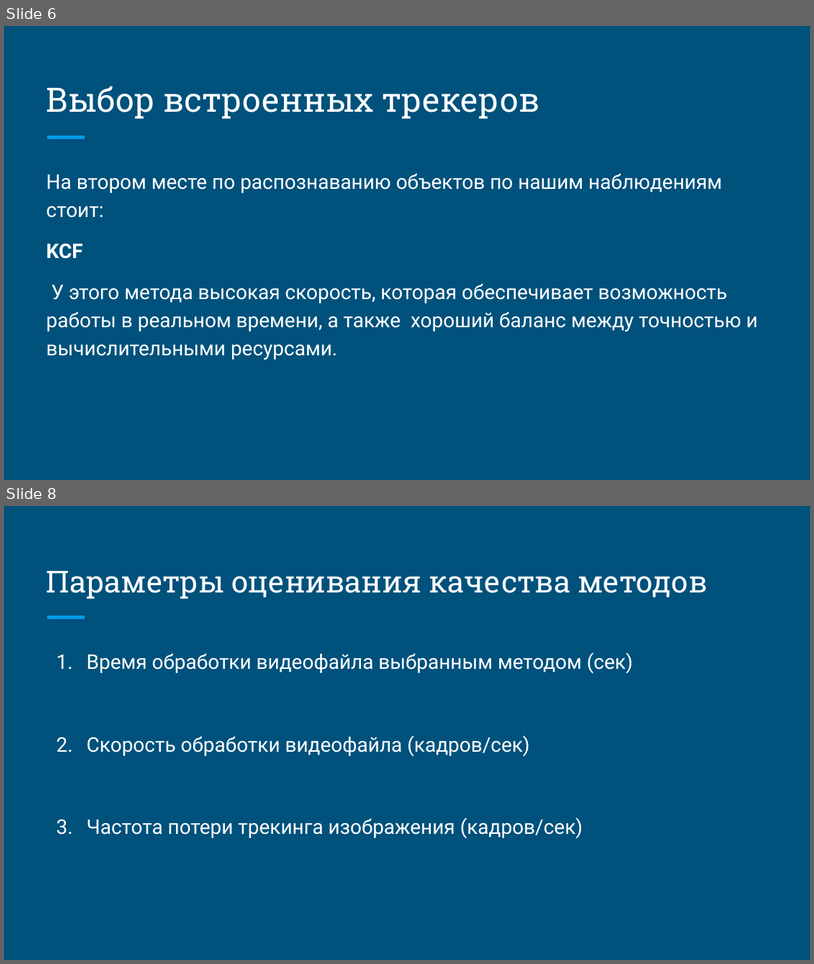
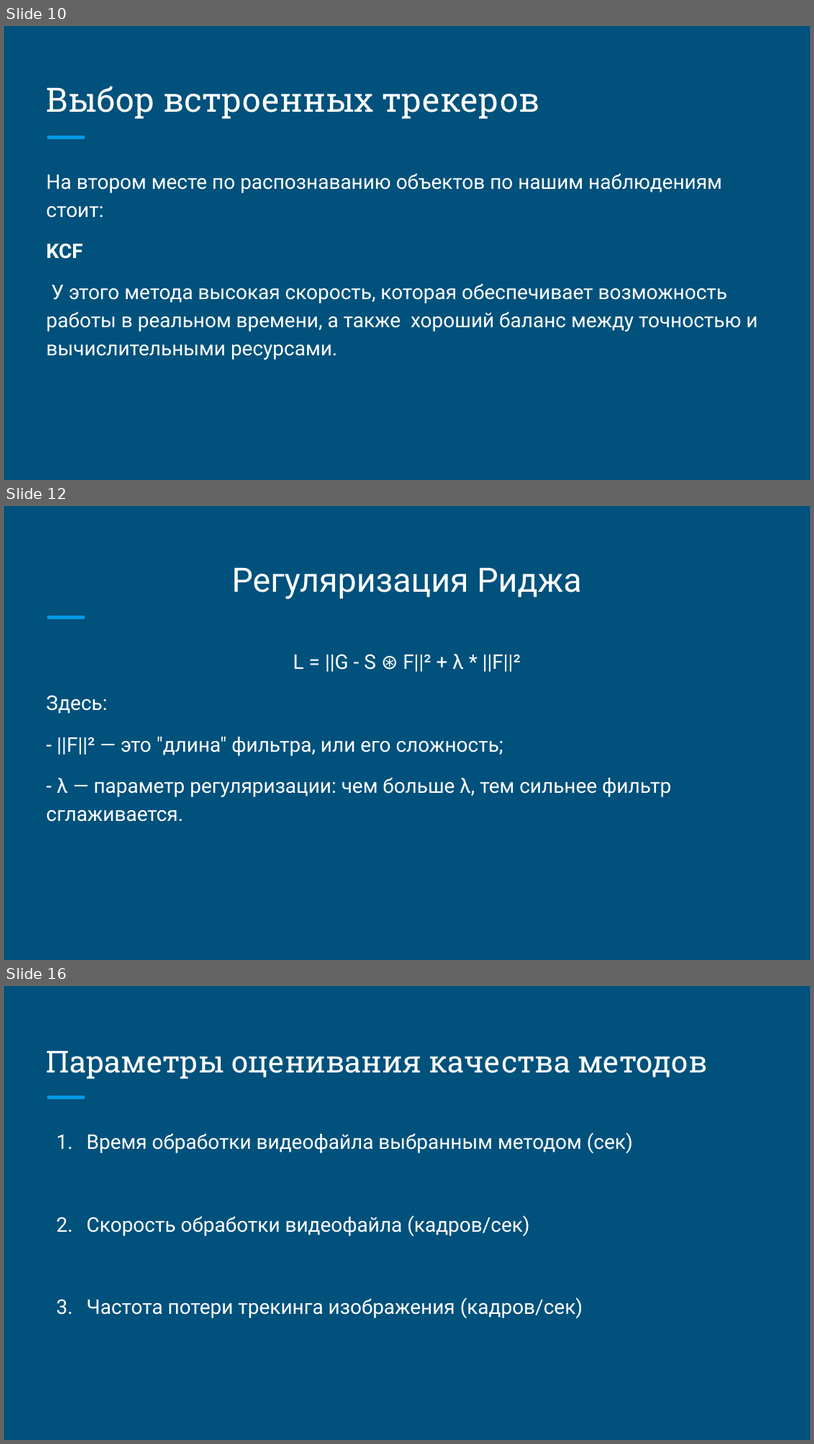
Before and after one commit to MilenNastya/Motion_Detection, a slide deck: Индивидуальное задание №1 Методы трекинга объекта.pptx. Shown one above the other, each under a label of ours: slides 6 and 8 before the commit, slides 10, 12 and 16 after it; the slides between them are not shown. The pictures are 814x964 and 814x1444 pixels, drawn with LibreOffice and Linux fonts; fonts in the diff are those of the drawing. Boxes give left, top, right and bottom in pixels: in the first picture for what was removed or moved away, otherwise in the second. Text is boxed around its words. In the diff, an @@ line names an element or a change of style, - is before the commit and + after.

```diff
--- a/Индивидуальное задание №1 Методы трекинга объекта.pptx
+++ b/Индивидуальное задание №1 Методы трекинга объекта.pptx
@@ slide 12 added at (4,506,810,960), background #00517C; not listed: 1 template element that a slide beside it also shows @@
@@ title added at (232,567,582,599), 30 pt, text #FFFFFF @@
+Регуляризация Риджа
@@ text added at (46,654,671,821), 18 pt, text #FFFFFF @@
+L = ||G - S ⊛ F||² + λ * ||F||²
+Здесь:
+- ||F||² — это "длина" фильтра, или его сложность;
+- λ — параметр регуляризации: чем больше λ, тем сильнее фильтр сглаживается.
@@ what was slide 6 is now slide 10 @@
@@ what was slide 8 is now slide 16 @@
```
Also in this commit, not shown: 2 slides changed, 9 other slides added.
